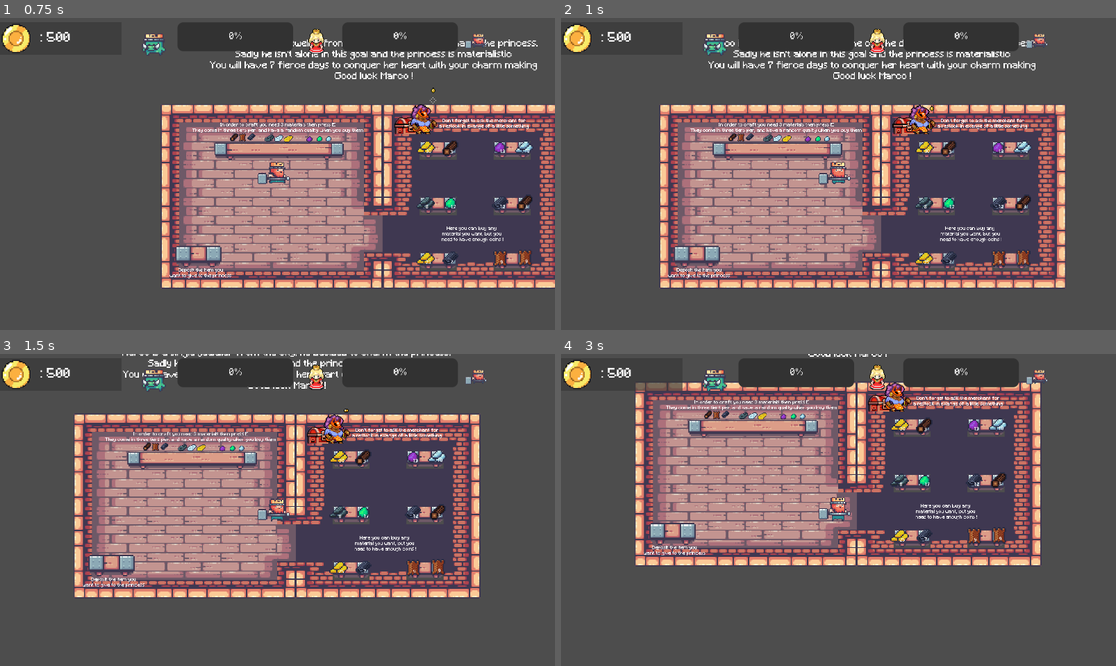
Above: before the commit, frames 1-4 (two rows, left to right).
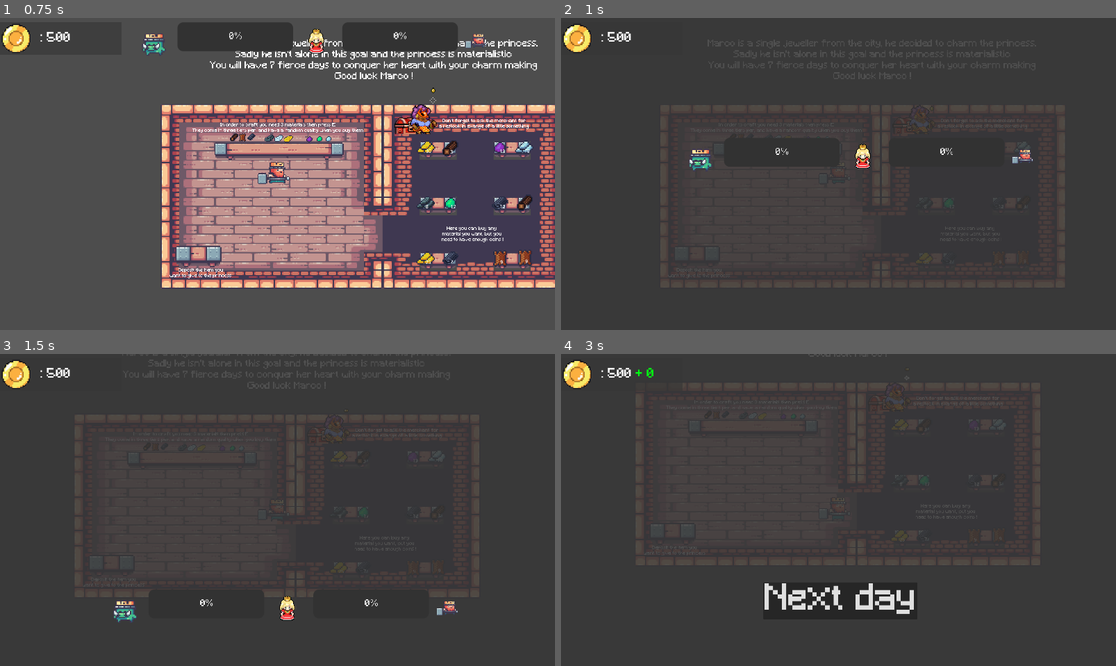
Above: after the commit, the same moments.

Repository: gogolum/GameJam2023
Game: Godot game, scene res://Scene/Main/main_level.tscn
Same seed, same stepped clock (60 frames per second), same inputs: the game is played once before the commit and once after it.
Inputs:
- Up to frame 1 (0.75 s): hold D (right) from 0.53 s (still down); tap P (sell, bound only before the commit) at 0.6 s
- Up to frame 2 (1 s): keep holding D (right); tap R (giveItem, bound only after the commit) at 0.8 s
- Up to frame 3 (1.5 s): release D (right) at 1.28 s; hold S (down) from 1.28 s (still down); tap R (giveItem, bound only after the commit) at 1.35 s
- Up to frame 4 (3 s): tap P (sell, bound only before the commit) at 1.55 s; release S (down) at 2.03 s; hold D (right) 2.03-2.78 s; tap Space (craft) at 2.1 s; tap R (giveItem, bound only after the commit) at 2.3 s; hold W (up) from 2.78 s (still down); tap E (interact) at 2.85 s

Frame 1 is identical in both runs. In frame 2, 33% of the frame differs, in the area x 17-91%, y 3-87%; in frame 3, 34%, in the area x 13-88%, y 0-86%; in frame 4, 32%.

Commit message:
add

Diff:
--- a/Scene/Main/main_level.gd
+++ b/Scene/Main/main_level.gd
@@ -2,14 +2,26 @@
 
 var matScene: PackedScene = preload("res://Scene/PickUp/pick_up.tscn")
 var inShop = false
-
 func _ready():
 	Global.coin = 500
 	matShopSpawn()
 
+func gen_opponent_advancement():
+	var advancement = [0,0,0,0,0,0,0]
+	for i in range(100):
+		advancement[randi() % 6] += 1
+	return advancement
+
+var adversaireScoreDay = gen_opponent_advancement()
+
 func _process(delta):
-	if Input.is_action_just_pressed("sell"):
+	if Input.is_action_just_pressed("giveItem"):
+		if $GiftBox.gift == null:
+			$UI.zoomRendu(0,adversaireScoreDay,Global.day)
+		else:
+			$UI.zoomRendu(give_item($GiftBox.gift),adversaireScoreDay,Global.day)
 		sell_items()
+
 
 func matShopSpawn():
 	for marker in get_tree().get_nodes_in_group("spawnShopMat"):
@@ -34,12 +46,6 @@
 			Global.coin -= $Entities/Player.carried.mat_price
 			$Entities/Player.carried.isBought = true
 
-func gen_opponent_advancement():
-	var advancement = [0,0,0,0,0,0,0]
-	for i in range(100):
-		advancement[randi() % 6] += 1
-	return advancement
-
 
 
 
--- a/gift_box.gd
+++ b/gift_box.gd
@@ -1,6 +1,7 @@
 extends Area2D
 
 var candonate = false
+var gift: Area2D
 # Called when the node enters the scene tree for the first time.
 func _ready():
 	pass # Replace with function body.
@@ -11,6 +12,7 @@
 func _on_area_entered(area):
 	if !area.ismat:
 		candonate = true
+		gift = area
 
 	else:
 		candonate = false
--- a/project.godot
+++ b/project.godot
@@ -56,9 +56,9 @@
 "events": [Object(InputEventKey,"resource_local_to_scene":false,"resource_name":"","device":-1,"window_id":0,"alt_pressed":false,"shift_pressed":false,"ctrl_pressed":false,"meta_pressed":false,"pressed":false,"keycode":0,"physical_keycode":32,"key_label":0,"unicode":32,"echo":false,"script":null)
 ]
 }
-sell={
+giveItem={
 "deadzone": 0.5,
-"events": [Object(InputEventKey,"resource_local_to_scene":false,"resource_name":"","device":-1,"window_id":0,"alt_pressed":false,"shift_pressed":false,"ctrl_pressed":false,"meta_pressed":false,"pressed":false,"keycode":0,"physical_keycode":80,"key_label":0,"unicode":112,"echo":false,"script":null)
+"events": [Object(InputEventKey,"resource_local_to_scene":false,"resource_name":"","device":-1,"window_id":0,"alt_pressed":false,"shift_pressed":false,"ctrl_pressed":false,"meta_pressed":false,"pressed":false,"keycode":0,"physical_keycode":82,"key_label":0,"unicode":114,"echo":false,"script":null)
 ]
 }
 
